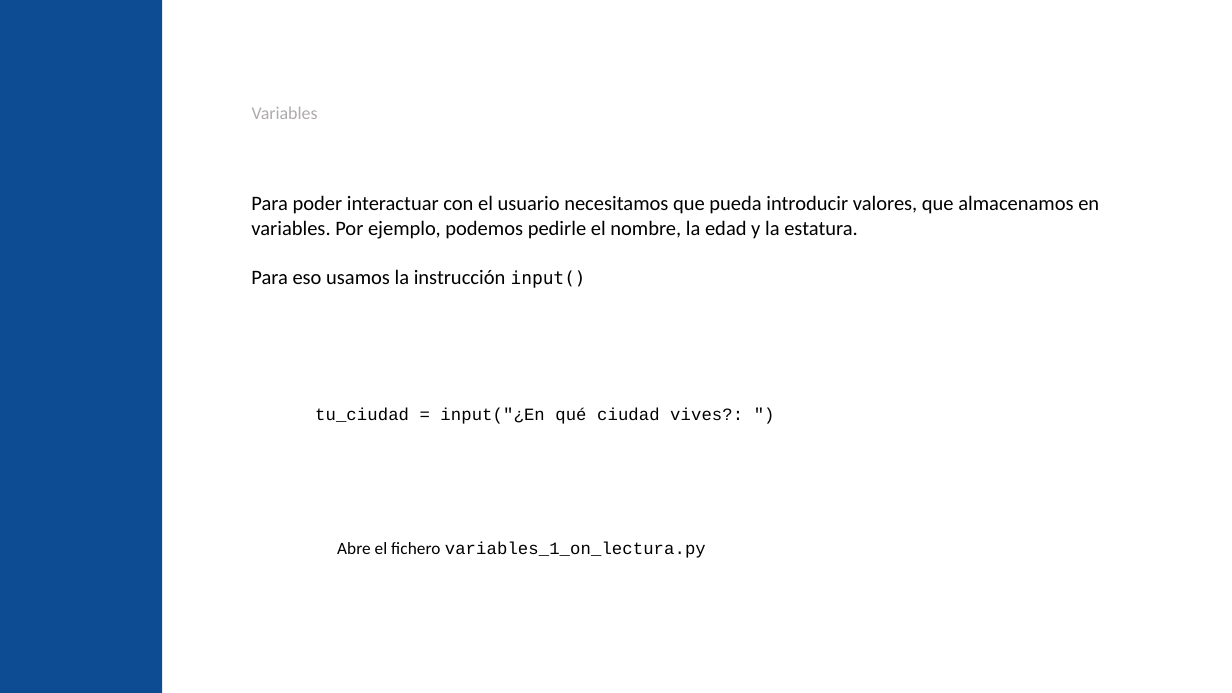
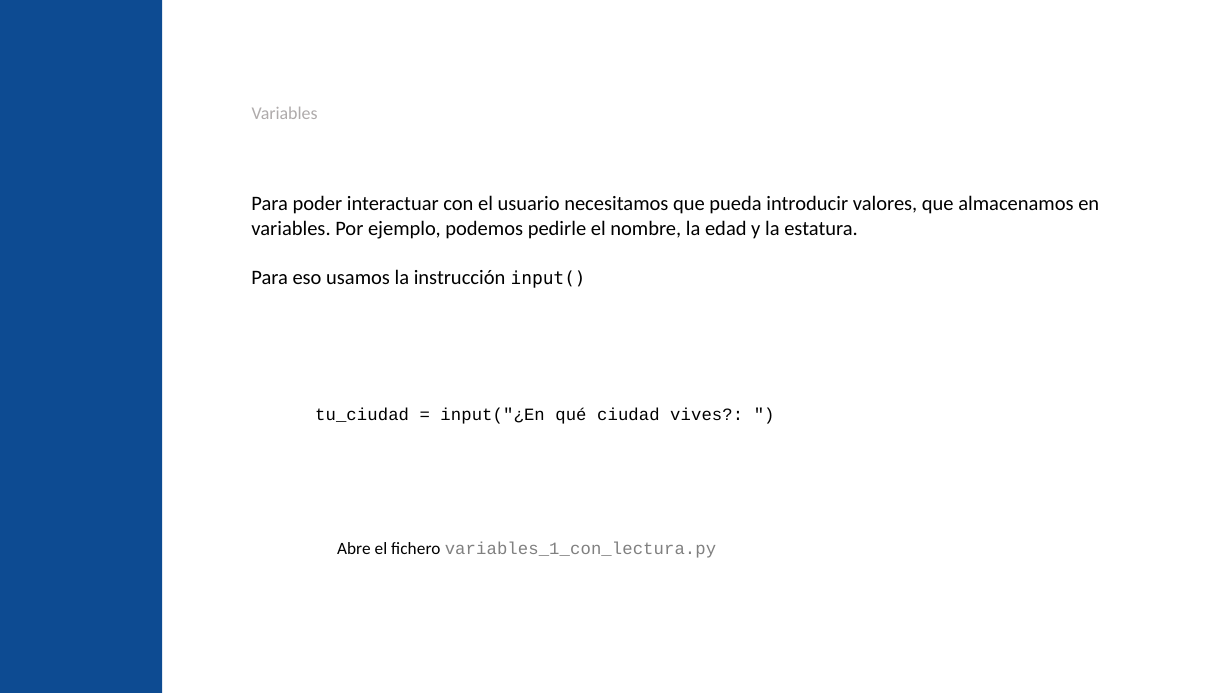
Before and after one commit to jgalgarra/introprogpython, a slide deck: slide 19 of slides/python_elemental_slides.pptx (slide 28 before the commit). Drawn at 1232x693 pixels with LibreOffice and Linux fonts; fonts in the diff are those of the drawing; background and template pictures are left out. Boxes give left, top, right and bottom in pixels: in the first picture for what was removed or moved away, otherwise in the second. Text is boxed around its words. In the diff, an @@ line names an element or a change of style, - is before the commit and + after.

```diff
--- a/slides/python_elemental_slides.pptx
+++ b/slides/python_elemental_slides.pptx
@@ text at (337,542,716,558): text changed; text colour #000000 to #808080 @@
-Abre el fichero variables_1_on_lectura.py
+Abre el fichero variables_1_con_lectura.py
```
Also in this commit, not shown: 17 other slides changed, 4 slides added, 12 slides removed, 1 other file.
